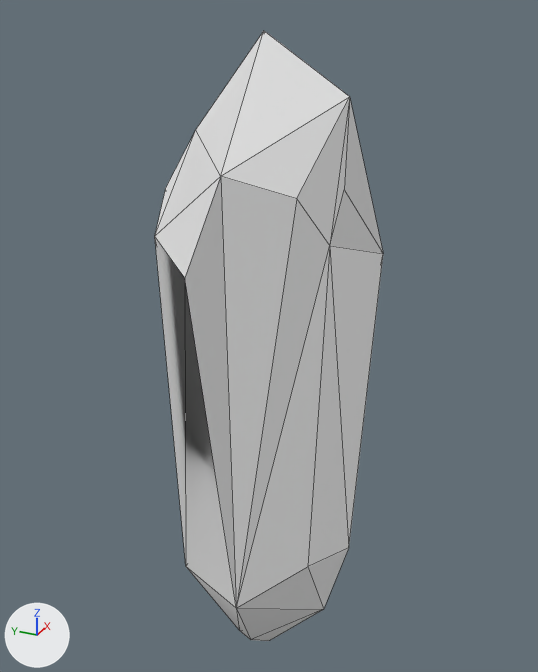
One commit to the OBJ model Assets/model/9.obj: the scene before it, then after it.
Both versions are drawn from a 50 mm lens placed at (-2.17, -0.97, 1.31), pointed at (0.12, 0.06, 0.17). Every picture has the same lights, and +X, +Y and +Z are marked at lower left. Mesh edges are drawn as thin lines. Where no turn or scale is listed for an object, it has been applied to the vertices.

The older version as bpy lines, for what is in view:
```python
me_9 = bpy.data.meshes.new('9')
me_9.from_pydata(...)  # 29 vertices, 54 faces; spans x -0.26..0.38, y -0.37..0.4, z -1.21..1.21
me_9.materials.append(mat_material__25)  # white #e7e7e7
ob_9 = bpy.data.objects.new('9', me_9)
ob_9.location = (0.0, 0.0, 0.0)
```
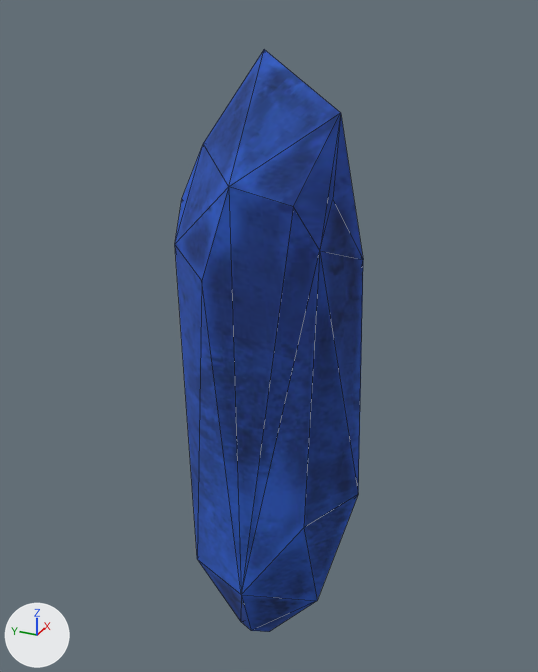
Where the change shows, as pixel boxes [x1, y1, x2, y2] in the pictures (538 x 672 px; the box of a moved part takes in the faces that stretch with it):
'9', recoloured, reshaped, shading changed (grey to blue, 17% narrower)
    before: [155, 31, 383, 641]
    after: [175, 49, 363, 632]
part 1 of me_9, moved or reshaped
    before: [155, 31, 383, 641]
    after: [175, 49, 363, 632]

Edits to the bpy script that builds the scene:
```text
Add img_diffuse_jpg:
    img_diffuse_jpg = load_image('diffuse.jpg', '../texture/4/diffuse.jpg', 1024, 1024, 'sRGB')
Add mat_material__38:
    mat_material__38 = principled_material('Material__38')
    mat_material__38.texture = img_diffuse_jpg
    mat_material__38.roughness = 0.9
Change me_9:
    used by ob_9; location = (0.0, 0.0, 0.0)
    remove me_9.from_pydata(...)  # 29 vertices, 54 faces; spans x -0.26..0.38, y -0.37..0.4, z -1.21..1.21
    remove me_9.materials.append(mat_material__25)  # white #e7e7e7
    add me_9.from_pydata(...)  # 29 vertices, 54 faces; spans x -0.21..0.21, y -0.34..0.34, z -1.16..1.16
    me_9 part 1: 29 of 29 vertices moved; they spanned x -0.26..0.38, y -0.37..0.4, z -1.21..1.21 and now span x -0.21..0.21, y -0.34..0.34, z -1.16..1.16; mean shift (-0.02, -0.01, 0.01); largest move (0.04, -0.32, -0.62) -> (0.04, -0.34, -0.37)
    me_9 part 2: its shading normals changed
    add me_9.materials.append(mat_material__38)  # picture img_diffuse_jpg
```
